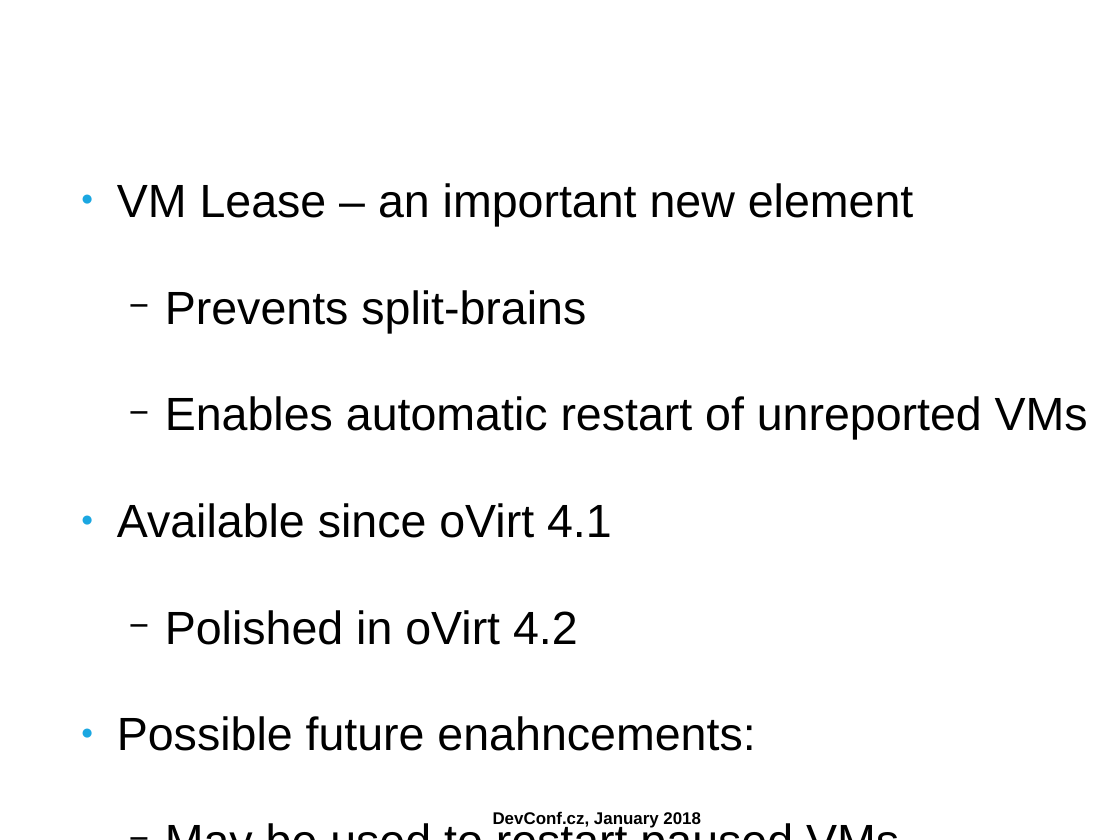
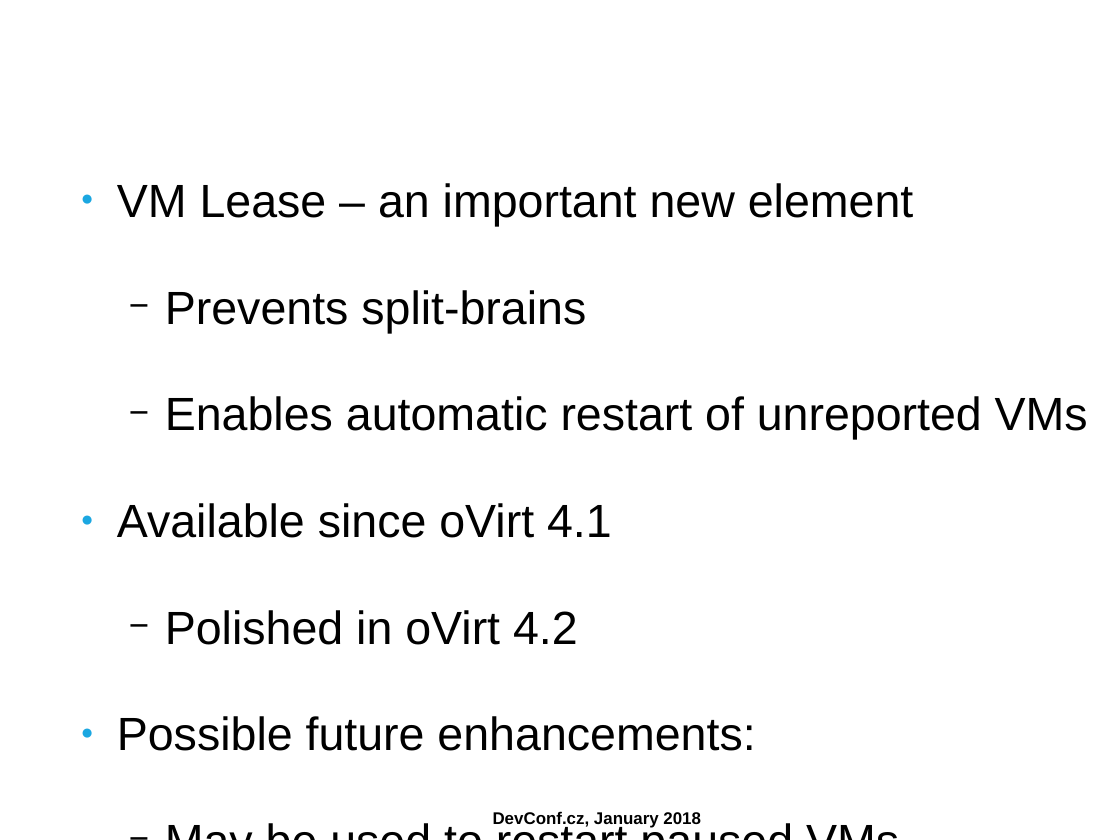
Before and after one commit to ahadas/ahadas.github.io, a slide deck: slide 52 of slides/high_availability_with_no_split_brains.odp. Drawn at 1120x840 pixels with LibreOffice and Linux fonts; fonts in the diff are those of the drawing; background and template pictures are left out. Boxes give left, top, right and bottom in pixels: in the first picture for what was removed or moved away, otherwise in the second. Text is boxed around its words. In the diff, an @@ line names an element or a change of style, - is before the commit and + after.

```diff
--- a/slides/high_availability_with_no_split_brains.odp
+++ b/slides/high_availability_with_no_split_brains.odp
@@ text at <box>117,716,755,751</box>: text changed @@
-● Possible future enahncements:
+● Possible future enhancements:
```
Also in this commit, not shown: 1 other file.
